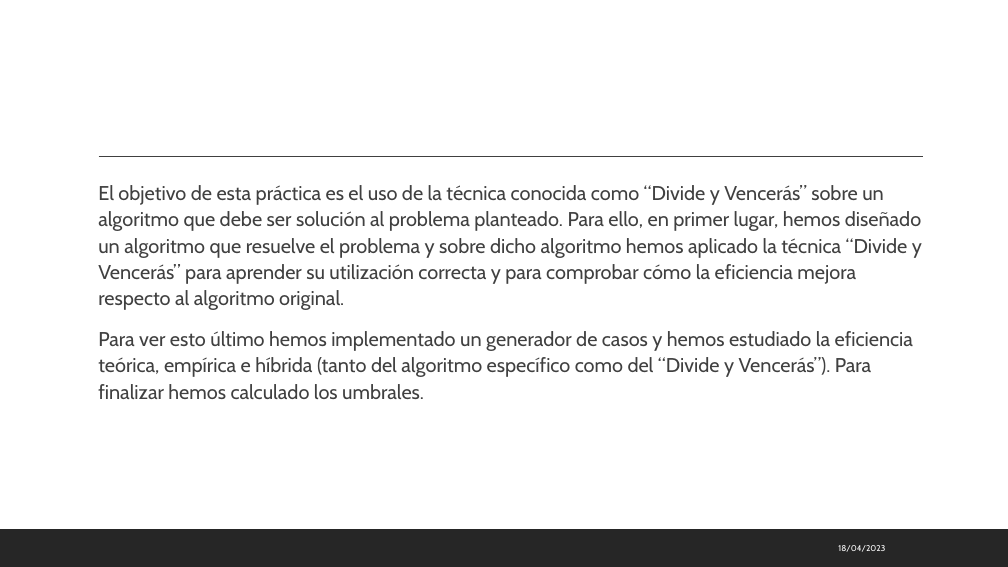
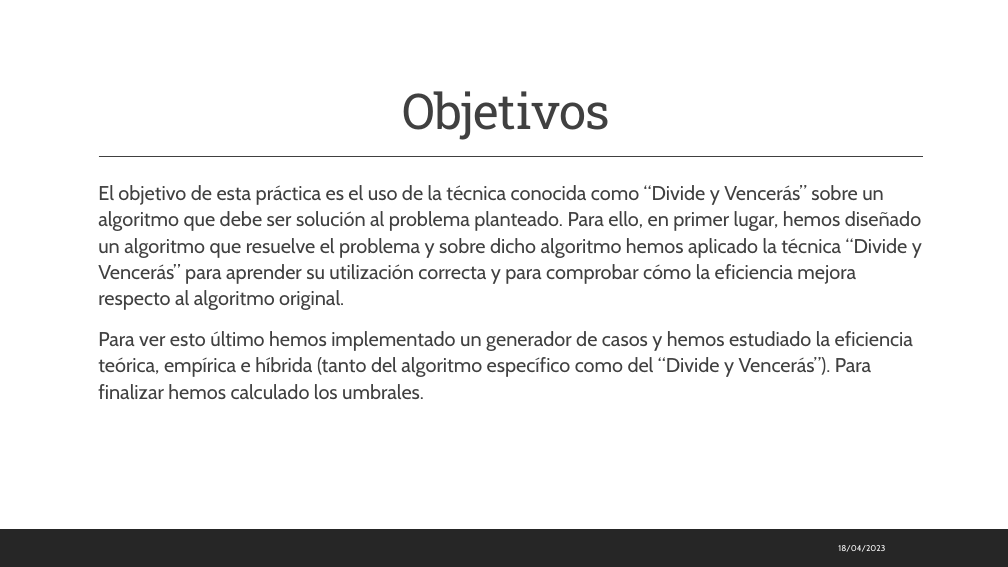
Before and after one commit to MarioLndz/Practica2DyV, a slide deck: slide 4 of PresentaciónPráctica2.pptx. Drawn at 1008x567 pixels with LibreOffice and Linux fonts; fonts in the diff are those of the drawing. Boxes give left, top, right and bottom in pixels: in the first picture for what was removed or moved away, otherwise in the second. Text is boxed around its words. In the diff, an @@ line names an element or a change of style, - is before the commit and + after.

```diff
--- a/PresentaciónPráctica2.pptx
+++ b/PresentaciónPráctica2.pptx
@@ title added at [403,91,610,140], 47 pt, text #404040 @@
+Objetivos
```
Also in this commit, not shown: 8 other slides changed, 1 slide added, 4 slides removed.
